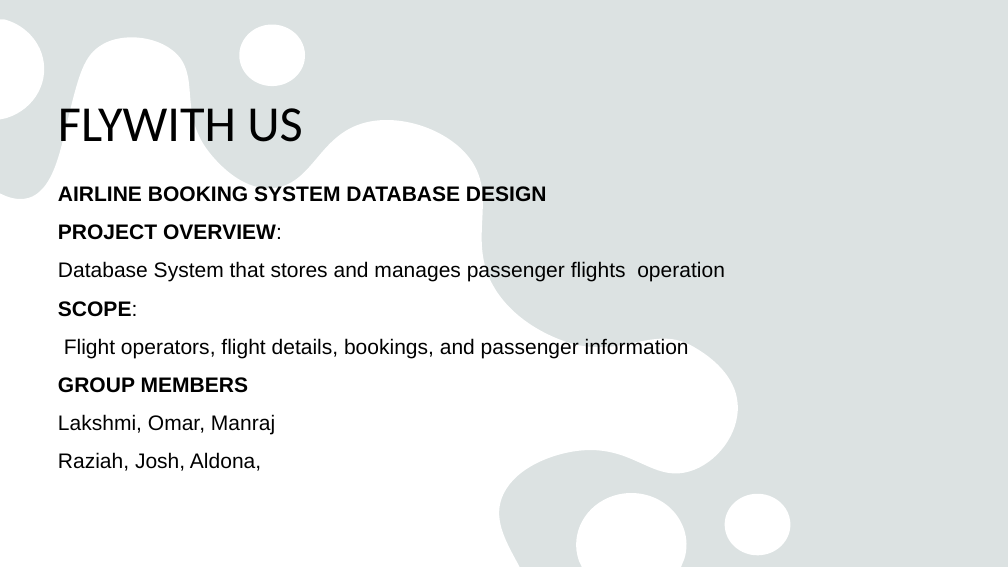
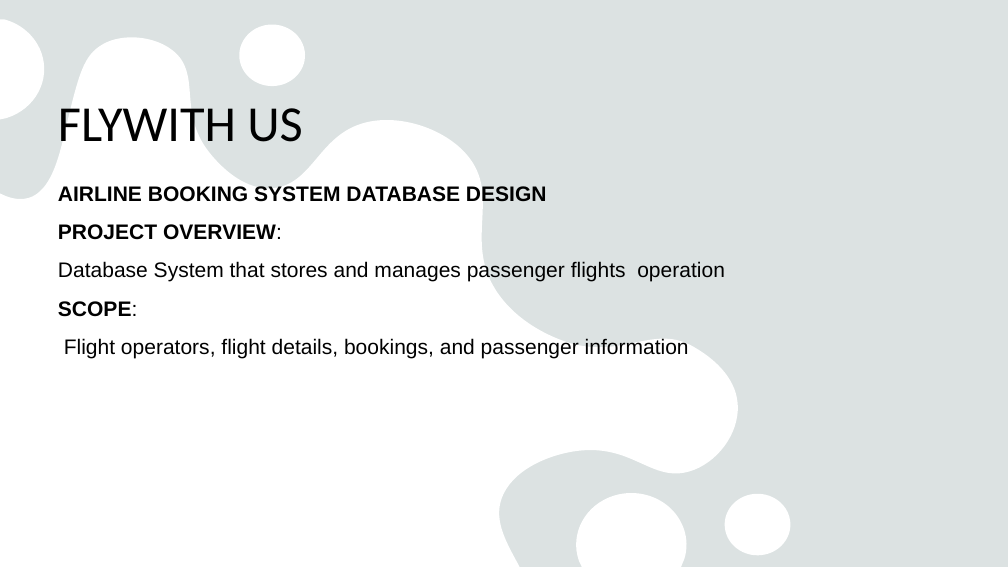
Before and after one commit to RaziahQMwawanga/RaziahBootCamp24, a slide deck: slide 2 of SQL/SQL Presentation.pptx. Drawn at 1008x567 pixels with LibreOffice and Linux fonts; fonts in the diff are those of the drawing. Boxes give left, top, right and bottom in pixels: in the first picture for what was removed or moved away, otherwise in the second. Text is boxed around its words. In the diff, an @@ line names an element or a change of style, - is before the commit and + after.

```diff
--- a/SQL/SQL Presentation.pptx
+++ b/SQL/SQL Presentation.pptx
@@ text at (x1=58, y1=377, x2=275, y2=471): paragraphs removed @@
-GROUP MEMBERS
-Lakshmi, Omar, Manraj
-Raziah, Josh, Aldona,
```
Also in this commit, not shown: 3 other slides changed, 1 slide added, 8 other files.
